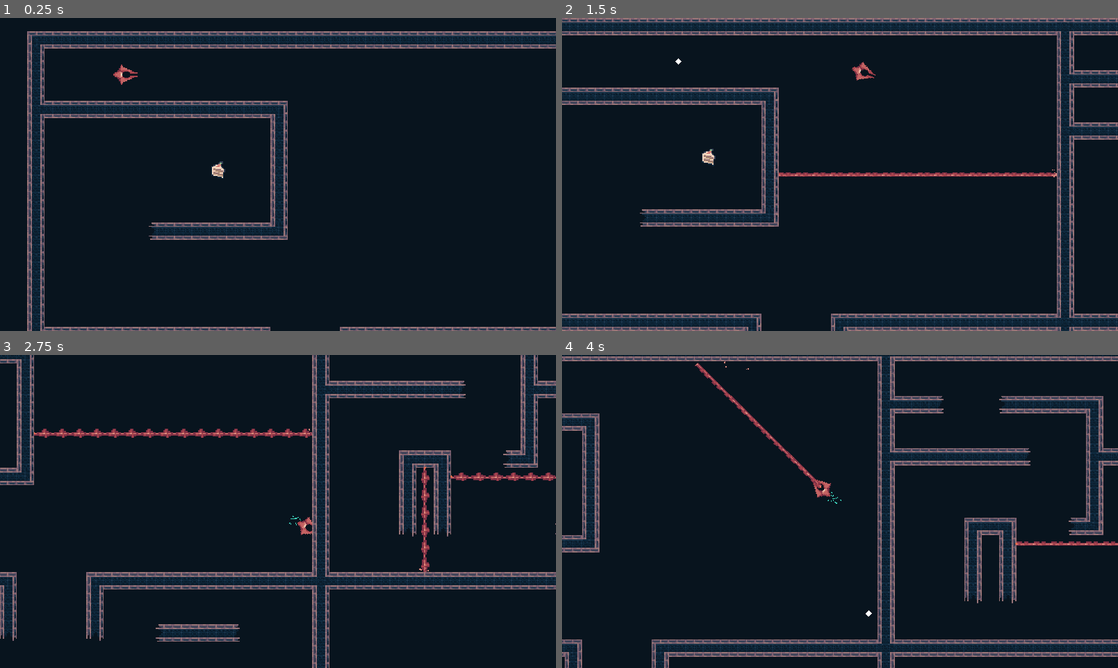
Above: before the commit, frames 1-4 (two rows, left to right).
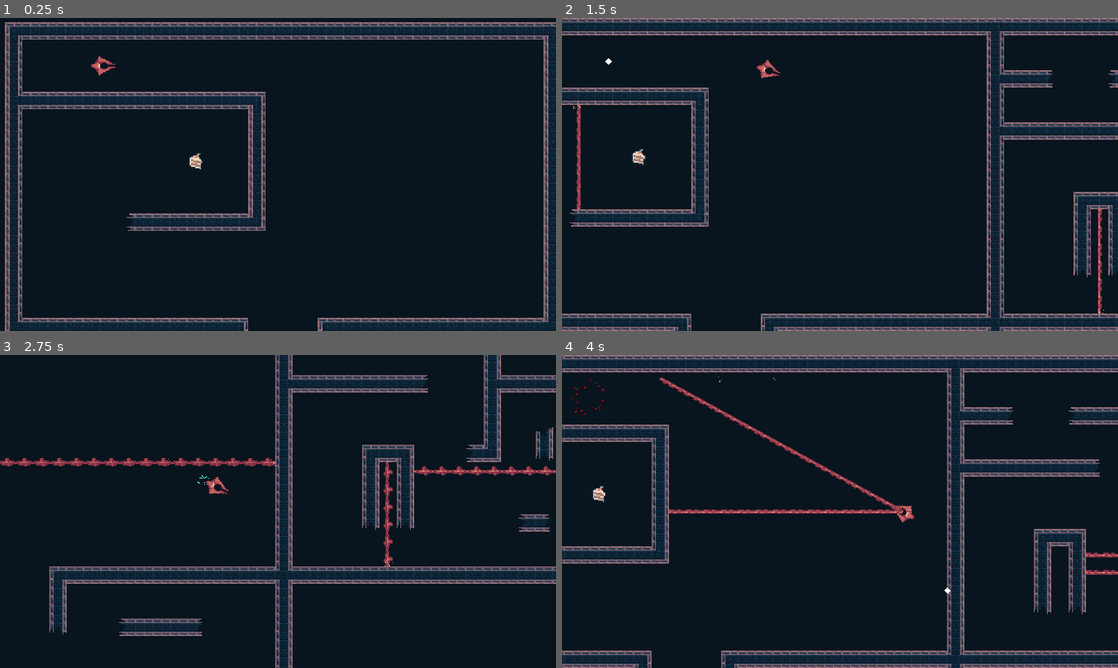
Above: after the commit, the same moments.

Repository: boukew99/godot_wild_jam_34
Game: Godot game, scene res://physics/2d/room/lasers.tscn
Same seed, same stepped clock (60 frames per second), same inputs: the game is played once before the commit and once after it. This scene is started directly instead of the project's main scene.
Inputs (mouse positions are in pixels of both pictures, inside the frame that each line leads up to):
- Up to frame 1 (0.25 s): no input
- Up to frame 2 (1.5 s): tap Enter (ui_accept) at 0.5, 0.77 s; move the mouse to (962, 158) at 0.52 s; hold Right (move_right) 0.53-1.28 s; hold X (bomb) 0.53-1.28 s; click (962, 158) at 0.67 s; move the mouse to (728, 190) at 1.27 s; hold Down (move_down) from 1.28 s (still down); tap Z (laser) at 1.35 s
- Up to frame 3 (2.75 s): tap Enter (ui_accept) at 1.52 s; move the mouse to (333, 442) at 2.02 s; release Down (move_down) at 2.03 s; hold Right (move_right) from 2.03 s (still down); hold C (nitro) from 2.03 s (still down)
- Up to frame 4 (4 s): move the mouse to (812, 574) at 2.77 s; release Right (move_right) at 2.78 s; release C (nitro) at 2.78 s; hold Up (move_up) 2.78-3.53 s; tap X (bomb) at 2.85 s; click (812, 574) at 2.92 s; tap Enter (ui_accept) at 3.02, 3.77 s; move the mouse to (1006, 558) at 3.52 s; hold Left (move_left) from 3.53 s (still down); hold Z (laser) from 3.53 s (still down)

The runs differ from the first frame. In frame 1, 21% of the frame differs, in the area x 0-100%, y 1-100%; in frame 2, 12%; in frame 3, 21%; in frame 4, 26%, in the area x 0-100%, y 0-100%.

Commit message:
lasers room

Diff:
--- a/godot_wild_jam_34/physics/2d/component/nitro.gd
+++ b/godot_wild_jam_34/physics/2d/component/nitro.gd
@@ -1,6 +1,6 @@
 extends Position2D
 
-export var speed_boost := 4
+export var speed_boost := 4.0
 export var control_loss := -1 # TODO
 
 onready var cooldown_timer := $CooldownTimer
--- a/godot_wild_jam_34/physics/2d/component/nitro.tscn
+++ b/godot_wild_jam_34/physics/2d/component/nitro.tscn
@@ -18,7 +18,7 @@
 color = Color( 0.243137, 0.823529, 0.729412, 1 )
 
 [node name="ActiveTimer" type="Timer" parent="."]
-wait_time = 2.0
+wait_time = 1.1
 one_shot = true
 
 [node name="CooldownTimer" type="Timer" parent="."]
--- a/godot_wild_jam_34/physics/2d/component/security_laser.gd
+++ b/godot_wild_jam_34/physics/2d/component/security_laser.gd
@@ -1,9 +1,9 @@
 extends TimedLaser2D
 
-onready var offset = rand_range(0, 7) # pattern-based
+onready var offset = wrapf(position.length(), 1, 5)
 
 func _ready():
-	if offset: yield(get_tree().create_timer(offset), "timeout")
+	yield(get_tree().create_timer(offset), "timeout")
 	shoot()
 
 func _on_CooldownTimer_timeout():
--- a/godot_wild_jam_34/physics/2d/game.tscn
+++ b/godot_wild_jam_34/physics/2d/game.tscn
@@ -245,7 +245,7 @@
 }
 
 [node name="SpaceShip" parent="Space" instance=ExtResource( 5 )]
-position = Vector2( 248, -192 )
+position = Vector2( 248, -185 )
 rotation = 1.5708
 
 [node name="GridCamera2D" parent="Space/SpaceShip" instance=ExtResource( 10 )]
@@ -1320,9 +1320,9 @@
 [connection signal="on_toggle" from="Space/LaserTarget15" to="Space/Door11" method="on_toggle"]
 [connection signal="on_toggle" from="Space/LaserTarget15" to="Space/Door10" method="on_toggle"]
 [connection signal="on_toggle" from="Space/LaserTarget15" to="Space/Door12" method="on_toggle"]
+[connection signal="on_toggle" from="Space/LaserTarget16" to="Space/Door14" method="on_toggle"]
 [connection signal="on_toggle" from="Space/LaserTarget16" to="Space/Highway" method="on_toggle"]
-[connection signal="on_toggle" from="Space/LaserTarget16" to="Space/Door14" method="on_toggle"]
+[connection signal="on_toggle" from="Space/LaserTarget17" to="Space/Door8" method="on_toggle"]
+[connection signal="on_toggle" from="Space/LaserTarget17" to="Space/Door7" method="on_toggle"]
 [connection signal="on_toggle" from="Space/LaserTarget17" to="Space/Door6" method="on_toggle"]
-[connection signal="on_toggle" from="Space/LaserTarget17" to="Space/Door7" method="on_toggle"]
-[connection signal="on_toggle" from="Space/LaserTarget17" to="Space/Door8" method="on_toggle"]
 [connection signal="on_toggle" from="Space/LaserTarget18" to="Space/Door15" method="on_toggle"]
--- a/godot_wild_jam_34/physics/2d/object/player_ship.gd
+++ b/godot_wild_jam_34/physics/2d/object/player_ship.gd
@@ -8,11 +8,7 @@
 func _physics_process(delta):
 	velocity = forward_steer(get_move_direction(), delta)
 
-	var aim_dir = get_aim_direction()
-
-	if aim_dir:
-		rotation = lerp_angle(rotation, aim_dir.angle(), rotation_accel * delta)
-	elif velocity:
+	if velocity:
 		rotation = lerp_angle(rotation, velocity.angle(), rotation_accel * delta) #for 180 case, turn off for aiming?
 
 	velocity = move_and_slide(velocity)
@@ -35,9 +31,3 @@
 		Input.get_action_strength("move_right") - Input.get_action_strength("move_left"),
 		Input.get_action_strength("move_down") - Input.get_action_strength("move_up")
 	).clamped(1)
-
-func get_aim_direction():
-	return Vector2(
-		Input.get_action_strength("aim_right") - Input.get_action_strength("aim_left"),
-		Input.get_action_strength("aim_down") - Input.get_action_strength("aim_up")
-	).clamped(1)
--- a/godot_wild_jam_34/physics/2d/object/player_ship.tscn
+++ b/godot_wild_jam_34/physics/2d/object/player_ship.tscn
@@ -16,7 +16,7 @@
 script = ExtResource( 4 )
 velocity = Vector2( 200, 0 )
 acceleration = 1.8
-speed = 250.0
+speed = 200.0
 
 [node name="CollisionShape2D" type="CollisionShape2D" parent="."]
 shape = SubResource( 1 )
--- a/godot_wild_jam_34/physics/2d/room/lasers.tscn
+++ b/godot_wild_jam_34/physics/2d/room/lasers.tscn
@@ -19,6 +19,7 @@
 position = Vector2( 40, 40 )
 
 [node name="Camera2D" type="Camera2D" parent="PlayerShip"]
+position = Vector2( 80, -8 )
 current = true
 limit_left = 0
 limit_top = 0
@@ -26,7 +27,7 @@
 limit_bottom = 576
 limit_smoothed = true
 smoothing_enabled = true
-smoothing_speed = 8.0
+smoothing_speed = 12.0
 
 [node name="SecurityLaser" parent="." instance=ExtResource( 3 )]
 position = Vector2( 240, 80 )
--- a/godot_wild_jam_34/project.godot
+++ b/godot_wild_jam_34/project.godot
@@ -134,30 +134,16 @@
 , Object(InputEventJoypadButton,"resource_local_to_scene":false,"resource_name":"","device":0,"button_index":3,"pressure":0.0,"pressed":false,"script":null)
  ]
 }
-aim_left={
-"deadzone": 0.2,
-"events": [ Object(InputEventJoypadMotion,"resource_local_to_scene":false,"resource_name":"","device":0,"axis":2,"axis_value":-1.0,"script":null)
- ]
-}
-aim_right={
-"deadzone": 0.2,
-"events": [ Object(InputEventJoypadMotion,"resource_local_to_scene":false,"resource_name":"","device":0,"axis":2,"axis_value":1.0,"script":null)
- ]
-}
-aim_up={
-"deadzone": 0.2,
-"events": [ Object(InputEventJoypadMotion,"resource_local_to_scene":false,"resource_name":"","device":0,"axis":3,"axis_value":-1.0,"script":null)
- ]
-}
-aim_down={
-"deadzone": 0.2,
-"events": [ Object(InputEventJoypadMotion,"resource_local_to_scene":false,"resource_name":"","device":0,"axis":3,"axis_value":1.0,"script":null)
- ]
-}
 pause={
 "deadzone": 0.5,
 "events": [ Object(InputEventKey,"resource_local_to_scene":false,"resource_name":"","device":0,"alt":false,"shift":false,"control":false,"meta":false,"command":false,"pressed":false,"scancode":16777217,"unicode":0,"echo":false,"script":null)
 , Object(InputEventJoypadButton,"resource_local_to_scene":false,"resource_name":"","device":0,"button_index":11,"pressure":0.0,"pressed":false,"script":null)
+ ]
+}
+throttle={
+"deadzone": 0.5,
+"events": [ Object(InputEventJoypadButton,"resource_local_to_scene":false,"resource_name":"","device":0,"button_index":7,"pressure":0.0,"pressed":false,"script":null)
+, Object(InputEventKey,"resource_local_to_scene":false,"resource_name":"","device":0,"alt":false,"shift":false,"control":false,"meta":false,"command":false,"pressed":false,"scancode":90,"unicode":0,"echo":false,"script":null)
  ]
 }
 
